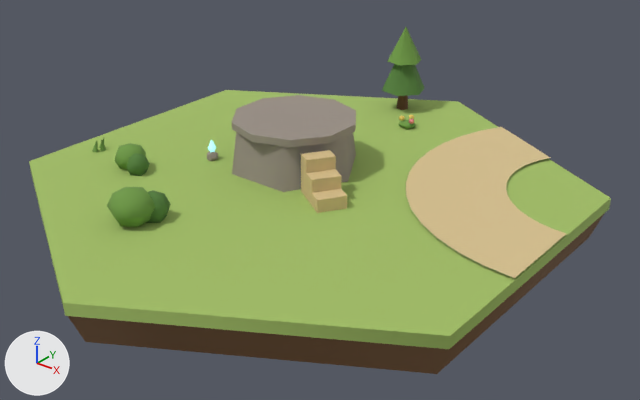
An edit to the glTF model assets/tiles/tile_frostBend.glb, drawn before and after from the same camera.
Before and after are seen from a 50 mm camera at (1.753, -2.12, 1.251) aimed at (0.078, -0.026, -0.047). Lighting does not change. The marker at lower left points along +X, +Y and +Z. The picture after the commit comes second. Where no turn or scale is listed for an object, it has been applied to the vertices.

Before the edit, the objects in view are built like this:
```python
me_mesh_1 = bpy.data.meshes.new('Mesh_1')
me_mesh_1.from_pydata(...)  # 16 vertices, 24 faces; spans x -0.86..0.86, y -1.0..1.0, z -0.05..0.05
me_mesh_1.materials.append(mat_soil_earth)  # brown #7a5a3a
me_mesh_2 = bpy.data.meshes.new('Mesh_2')
me_mesh_2.from_pydata(...)  # 30 vertices, 28 faces; spans x -0.663..0.0, y -0.665..0.333, z 0.0
me_mesh_2.materials.append(mat_road_dirt)  # beige #d8c290
me_mesh_5 = bpy.data.meshes.new('Mesh_5')
me_mesh_5.from_pydata(...)  # 8 vertices, 12 faces; spans x -0.05..0.05, y -0.0569..0.0569, z -0.0675..0.0675
me_mesh_5.materials.append(mat_lightwood)  # beige #d9c08b
ob_ground_soil = bpy.data.objects.new('ground_soil', me_mesh_1)
ob_ground_soil.location = (0.0, 0.0, -0.095)
ob_road_curve = bpy.data.objects.new('road_curve', me_mesh_2)
ob_road_curve.location = (0.866, 0.5, 0.008)
ob_tower_slot_1_step_0 = bpy.data.objects.new('tower_slot_1_step_0', me_mesh_5)
ob_tower_slot_1_step_0.location = (0.101, -0.064, 0.068)
# also in view: 'tower_slot_1_step_1' at (0.147, -0.094, 0.045); 'ground' at (0.0, 0.0, -0.02); 'deco_tree_3_crown' at (-0.139, 0.788, 0.181); 'deco_bush_5_a' at (-0.209, -0.584, 0.055); 'deco_tree_3_crown_b' at (-0.139, 0.788, 0.271)
```
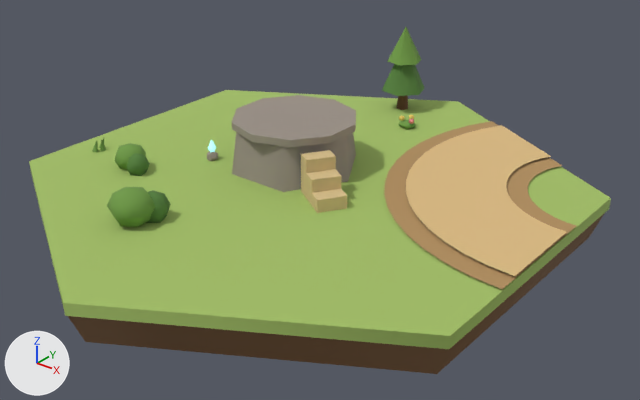
Location of each change, (x1, y1, x2, y2) in pixels of the pictures (640 x 400 px):
'road_curve', deleted (beige)
    before: (406, 127, 566, 278)
'road_surface_0', added (beige)
    after: (406, 125, 566, 276)
'road_verge_0', added (brown)
    after: (384, 121, 576, 289)

Patch to the scene script:
```diff
--- a/assets/tiles/tile_frostBend.glb.py
+++ b/assets/tiles/tile_frostBend.glb.py
@@ mat_road @@
+mat_road = principled_material('road')
+mat_road.base_color = (0.716, 0.497, 0.223)  # beige #dcbb82
+mat_road.roughness = 0.9
@@ mat_road_verge @@
+mat_road_verge = principled_material('road_verge')
+mat_road_verge.base_color = (0.44, 0.27, 0.109)  # brown #b18e5d
+mat_road_verge.roughness = 0.9
@@ me_mesh_3_1 @@
+me_mesh_3_1.from_pydata(...)  # 34 vertices, 32 faces; spans x -0.665..0.0, y -0.665..0.333, z 0.0
+me_mesh_3_1.materials.append(mat_road)  # beige #dcbb82
@@ me_mesh_2_1 @@
+me_mesh_2_1.from_pydata(...)  # 34 vertices, 32 faces; spans x -0.735..0.0, y -0.735..0.368, z 0.0
+me_mesh_2_1.materials.append(mat_road_verge)  # brown #b18e5d
@@ ob_road_curve @@
-ob_road_curve = bpy.data.objects.new('road_curve', me_mesh_2)
-ob_road_curve.location = (0.866, 0.5, 0.008)
@@ ob_road_surface_0 @@
+ob_road_surface_0 = bpy.data.objects.new('road_surface_0', me_mesh_3_1)
+ob_road_surface_0.location = (0.866, 0.5, 0.014)
@@ ob_road_verge_0 @@
+ob_road_verge_0 = bpy.data.objects.new('road_verge_0', me_mesh_2_1)
+ob_road_verge_0.location = (0.866, 0.5, 0.006)
```
